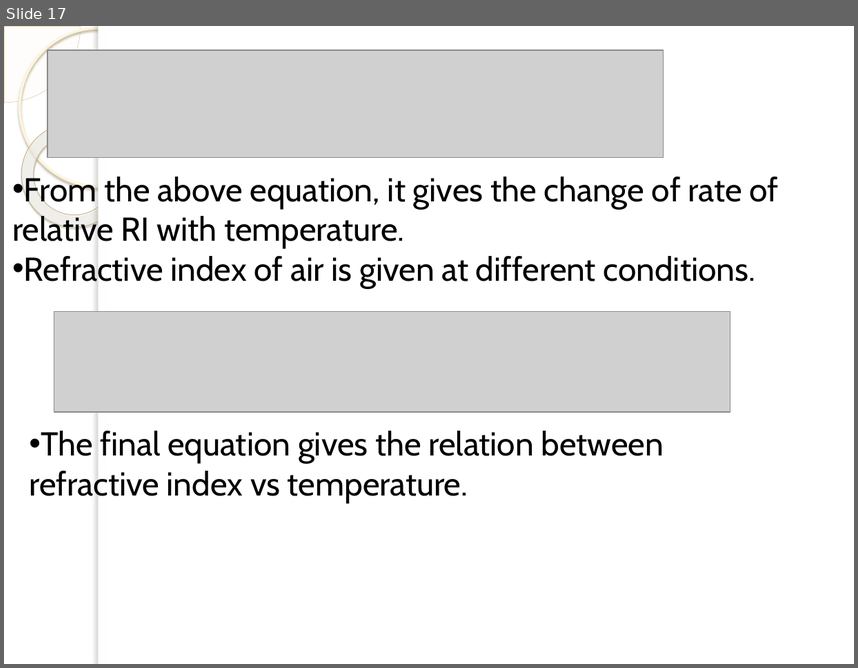
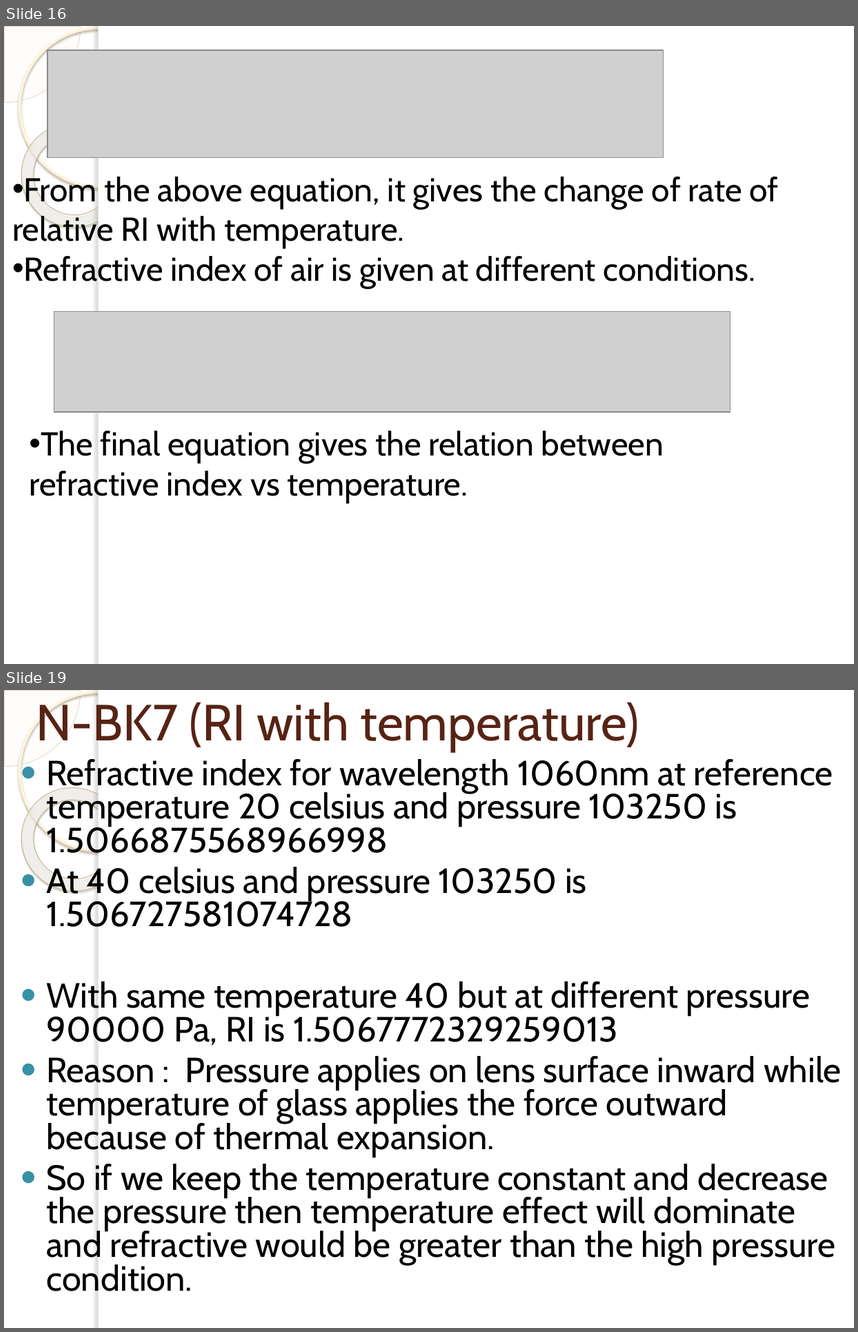
Before and after one commit to rid181198/optical-properties, a slide deck: Optical analysis of different glass types.pptx. Shown one above the other, each under a label of ours: slide 17 before the commit, slides 16 and 19 after it; the slides between them are not shown. The pictures are 858x668 and 858x1332 pixels, drawn with LibreOffice and Linux fonts; fonts in the diff are those of the drawing; grey boxes stand for pictures; background and template pictures are left out. Boxes give left, top, right and bottom in pixels: in the first picture for what was removed or moved away, otherwise in the second. Text is boxed around its words. In the diff, an @@ line names an element or a change of style, - is before the commit and + after.

Commit message:
Made final aberration file for different models

```diff
--- a/Optical analysis of different glass types.pptx
+++ b/Optical analysis of different glass types.pptx
@@ slide 19 added at <box>4,690,854,1328</box>, background picture (left out); not listed: 5 template elements that a slide beside it also shows @@
@@ title added at <box>36,698,639,752</box>, 43 pt, text #572314 @@
+N-BK7 (RI with temperature)
@@ text added at <box>46,759,842,1291</box>, 29.6 pt, text #000000 @@
+● Refractive index for wavelength 1060nm at reference temperature 20 celsius and pressure 103250 is 1.5066875568966998
+● At 40 celsius and pressure 103250 is 1.506727581074728
+● With same temperature 40 but at different pressure 90000 Pa, RI is 1.5067772329259013
+● Reason : Pressure applies on lens surface inward while temperature of glass applies the force outward because of thermal expansion.
+● So if we keep the temperature constant and decrease the pressure then temperature effect will dominate and refractive would be greater than the high pressure condition.
@@ what was slide 17 is now slide 16 @@
```
Also in this commit, not shown: 11 slides changed, 5 other slides added, 1 slide removed, 6 other files.
